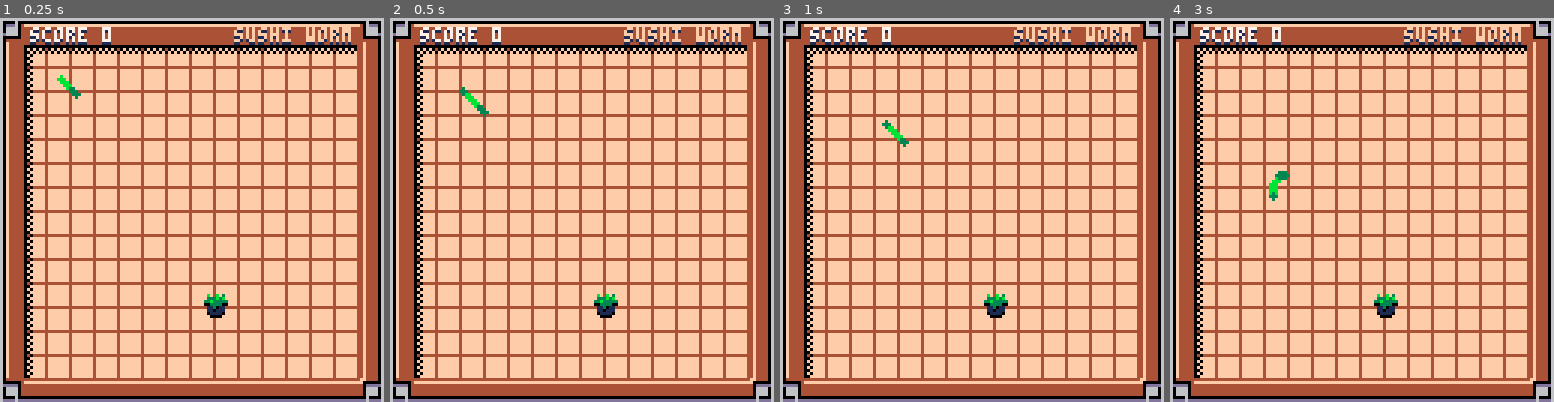
Above: before the commit, frames 1-4 (left to right).
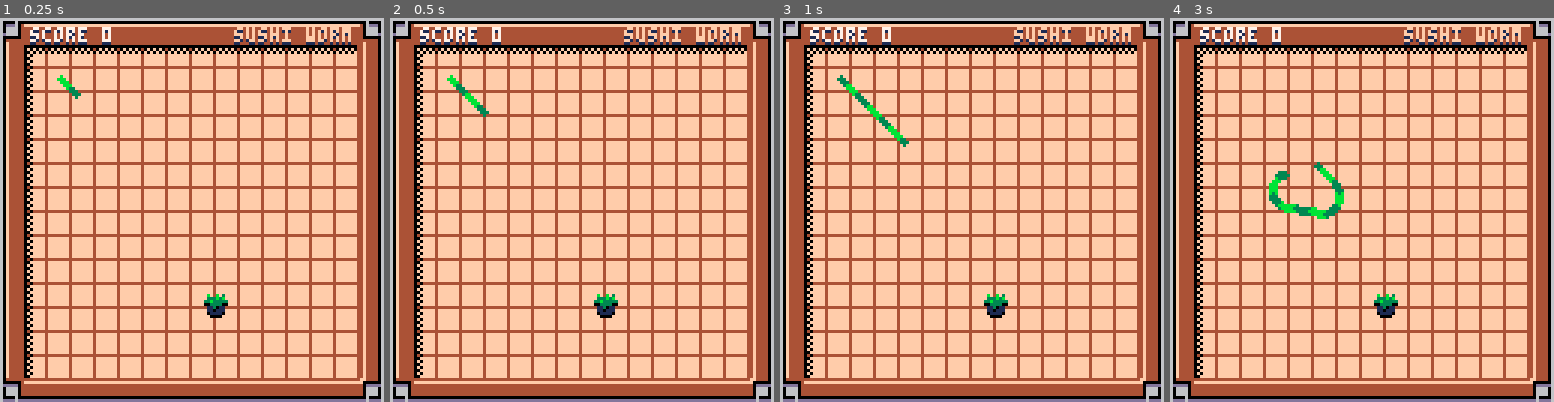
Above: after the commit, the same moments.

Repository: peippo/pico-8
Game: PICO-8 cartridge sushi-worm/sushi_worm.p8
The game is run twice, just before and just after one commit, with the same random seed, the same clock (stepped at 60 frames per second) and the same inputs.
Inputs:
- Up to frame 1 (0.25 s): no input
- Up to frame 2 (0.5 s): no input
- Up to frame 3 (1 s): no input
- Up to frame 4 (3 s): hold Right 1.6-2.1 s; hold Right from 2.47 s (still down)

Frame 1 is identical in both runs. In frame 2, less than 0.1% of the frame differs, in the area x 14-19%, y 14-19%; in frame 3, 0.3%; in frame 4, 0.7%, in the area x 25-46%, y 37-53%.

Commit message:
Add collision death

Diff:
--- a/sushi-worm/src/0.init.lua
+++ b/sushi-worm/src/0.init.lua
@@ -3,6 +3,7 @@
 function _init()
     worm = init_worm()
     sushi = init_sushi()
+    splatter = init_splatter()
     score = 0
 end
 
--- a/sushi-worm/src/1.worm.lua
+++ b/sushi-worm/src/1.worm.lua
@@ -5,52 +5,79 @@
         body = {},
         x = 20,
         y = 20,
-        length = 10,
+        length = 50,
         turn_speed = 10,
         angle = 315,
-        palette={3,3,3,3,3,11,11,11,11,11},
+        palette = {3,3,3,3,3,11,11,11,11,11},
+        alive = true,
         draw = function(self)
             for p in all(self.body) do
                 circfill(p.x,p.y,1,p.col)
             end
+
+            if not self.alive then
+                splatter:draw(self.x, self.y, self.angle)
+            end
         end,
         update = function(self)
-            -- movement
-            add(self.body, {
-                x = self.x + 1 * sin(self.angle/360),
-                y = self.y + 1 * cos(self.angle/360),
-                col = self.palette[1]
-            }, 1)
-            self.x = self.body[1]["x"]
-            self.y = self.body[1]["y"]
+            if not self.alive then
+                splatter:update()
+            else
+                -- movement
+                add(self.body, {
+                    x = self.x + 1 * sin(self.angle/360),
+                    y = self.y + 1 * cos(self.angle/360),
+                    col = self.palette[1]
+                }, 1)
 
-            -- controls
-            if (btn(0)) then self.angle-=self.turn_speed end
-            if (btn(1)) then self.angle+=self.turn_speed end
+                self.x = self.body[1]["x"]
+                self.y = self.body[1]["y"]
 
-            if (self.angle > 360) then self.angle = 0 end
-            if (self.angle < 0) then self.angle = 360 end
+                -- controls
+                if (btn(0)) then self.angle -= self.turn_speed end
+                if (btn(1)) then self.angle += self.turn_speed end
 
-            -- wrap around edges
-            if (self.x > 119) then self.x = 10 end
-            if (self.y > 119) then self.y = 11 end
-            if (self.x < 9) then self.x = 120 end
-            if (self.y < 10) then self.y = 120 end
+                if (self.angle > 360) then self.angle = 0 end
+                if (self.angle < 0) then self.angle = 360 end
 
-            -- body length
-            if (#self.body > self.length) then deli(self.body) end
+                -- collision with self
+                for i in pairs(self.body) do
+                    if (i > 5) then
+                        if self.body[i].x > self.x - 1
+                        and self.body[i].x < self.x + 1
+                        and self.body[i].y > self.y - 1
+                        and self.body[i].y < self.y + 1
+                        then
+                            self.alive = false
+                        end
+                    end
+                end
 
-            for i in pairs(self.body) do
-                self.body[i].col = self.palette[i % #self.palette + 1]
-            end
+                -- collision with walls
+                if self.x > 119
+                or self.y > 119
+                or self.x < 9
+                or self.y < 10
+                then
+                    self.alive = false
+                end
 
-            -- check for sushi collect
-            if self.x > sushi.x
-            and self.x < sushi.x + 8
-            and self.y > sushi.y
-            and self.y < sushi.y + 8
-            then
-                sushi:collect()
+                -- body length
+                if (#self.body > self.length) then deli(self.body) end
+
+                -- body colors
+                for i in pairs(self.body) do
+                    self.body[i].col = self.palette[i % #self.palette + 1]
+                end
+
+                -- check for sushi collect
+                if self.x > sushi.x
+                and self.x < sushi.x + 8
+                and self.y > sushi.y
+                and self.y < sushi.y + 8
+                then
+                    sushi:collect()
+                end
             end
         end
     }
--- /dev/null
+++ b/sushi-worm/src/3.splatter.lua
@@ -0,0 +1,16 @@
+-- death splatter
+
+function init_splatter()
+    return {
+        size = 0,
+        max_size = 5,
+        draw = function(self, _x, _y)
+            circfill(_x, _y, self.size, 2)
+        end,
+        update = function(self)
+            if self.size < self.max_size then
+                self.size += 0.5
+            end
+        end
+    }
+end
--- a/sushi-worm/sushi_worm.p8
+++ b/sushi-worm/sushi_worm.p8
@@ -6,6 +6,7 @@
 function _init()
     worm = init_worm()
     sushi = init_sushi()
+    splatter = init_splatter()
     score = 0
 end
 
@@ -50,52 +51,79 @@
         body = {},
         x = 20,
         y = 20,
-        length = 10,
+        length = 50,
         turn_speed = 10,
         angle = 315,
-        palette={3,3,3,3,3,11,11,11,11,11},
+        palette = {3,3,3,3,3,11,11,11,11,11},
+        alive = true,
         draw = function(self)
             for p in all(self.body) do
                 circfill(p.x,p.y,1,p.col)
             end
+
+            if not self.alive then
+                splatter:draw(self.x, self.y, self.angle)
+            end
         end,
         update = function(self)
-            -- movement
-            add(self.body, {
-                x = self.x + 1 * sin(self.angle/360),
-                y = self.y + 1 * cos(self.angle/360),
-                col = self.palette[1]
-            }, 1)
-            self.x = self.body[1]["x"]
-            self.y = self.body[1]["y"]
-
-            -- controls
-            if (btn(0)) then self.angle-=self.turn_speed end
-            if (btn(1)) then self.angle+=self.turn_speed end
-
-            if (self.angle > 360) then self.angle = 0 end
-            if (self.angle < 0) then self.angle = 360 end
-
-            -- wrap around edges
-            if (self.x > 119) then self.x = 10 end
-            if (self.y > 119) then self.y = 11 end
-            if (self.x < 9) then self.x = 120 end
-            if (self.y < 10) then self.y = 120 end
-
-            -- body length
-            if (#self.body > self.length) then deli(self.body) end
-
-            for i in pairs(self.body) do
-                self.body[i].col = self.palette[i % #self.palette + 1]
-            end
-
-            -- check for sushi collect
-            if self.x > sushi.x
-            and self.x < sushi.x + 8
-            and self.y > sushi.y
-            and self.y < sushi.y + 8
-            then
-                sushi:collect()
+            if not self.alive then
+                splatter:update()
+            else
+                -- movement
+                add(self.body, {
+                    x = self.x + 1 * sin(self.angle/360),
+                    y = self.y + 1 * cos(self.angle/360),
+                    col = self.palette[1]
+                }, 1)
+
+                self.x = self.body[1]["x"]
+                self.y = self.body[1]["y"]
+
+                -- controls
+                if (btn(0)) then self.angle -= self.turn_speed end
+                if (btn(1)) then self.angle += self.turn_speed end
+
+                if (self.angle > 360) then self.angle = 0 end
+                if (self.angle < 0) then self.angle = 360 end
+
+                -- collision with self
+                for i in pairs(self.body) do
+                    if (i > 5) then
+                        if self.body[i].x > self.x - 1
+                        and self.body[i].x < self.x + 1
+                        and self.body[i].y > self.y - 1
+                        and self.body[i].y < self.y + 1
+                        then
+                            self.alive = false
+                        end
+                    end
+                end
+
+                -- collision with walls
+                if self.x > 119
+                or self.y > 119
+                or self.x < 9
+                or self.y < 10
+                then
+                    self.alive = false
+                end
+
+                -- body length
+                if (#self.body > self.length) then deli(self.body) end
+
+                -- body colors
+                for i in pairs(self.body) do
+                    self.body[i].col = self.palette[i % #self.palette + 1]
+                end
+
+                -- check for sushi collect
+                if self.x > sushi.x
+                and self.x < sushi.x + 8
+                and self.y > sushi.y
+                and self.y < sushi.y + 8
+                then
+                    sushi:collect()
+                end
             end
         end
     }
@@ -144,6 +172,23 @@
     pos.y = rnd(88) + 20
 
     return pos
+end
+-->8
+-- death splatter
+
+function init_splatter()
+    return {
+        size = 0,
+        max_size = 5,
+        draw = function(self, _x, _y)
+            circfill(_x, _y, self.size, 2)
+        end,
+        update = function(self)
+            if self.size < self.max_size then
+                self.size += 0.5
+            end
+        end
+    }
 end
 __gfx__
 00000000000000000000000000000000000000000000000000000000000000000000000000000000000000000000000000000000000000000000000000000000
